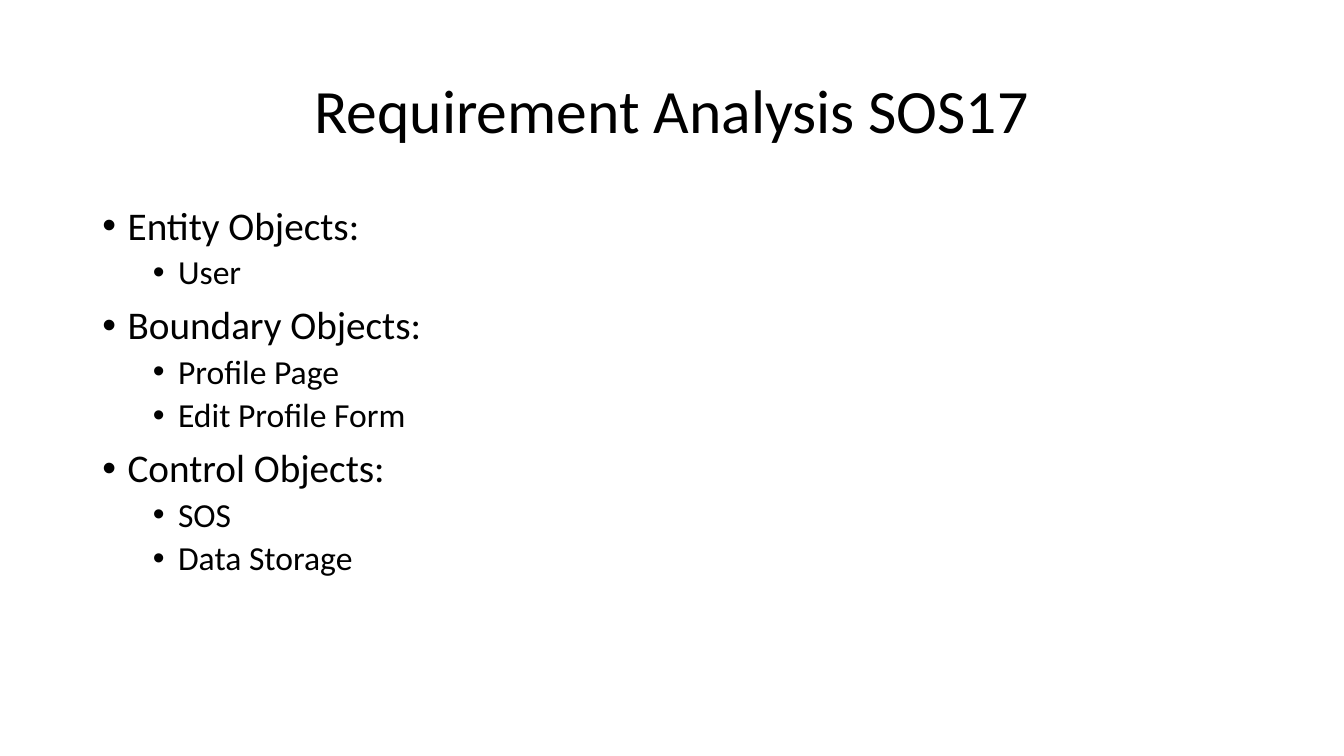
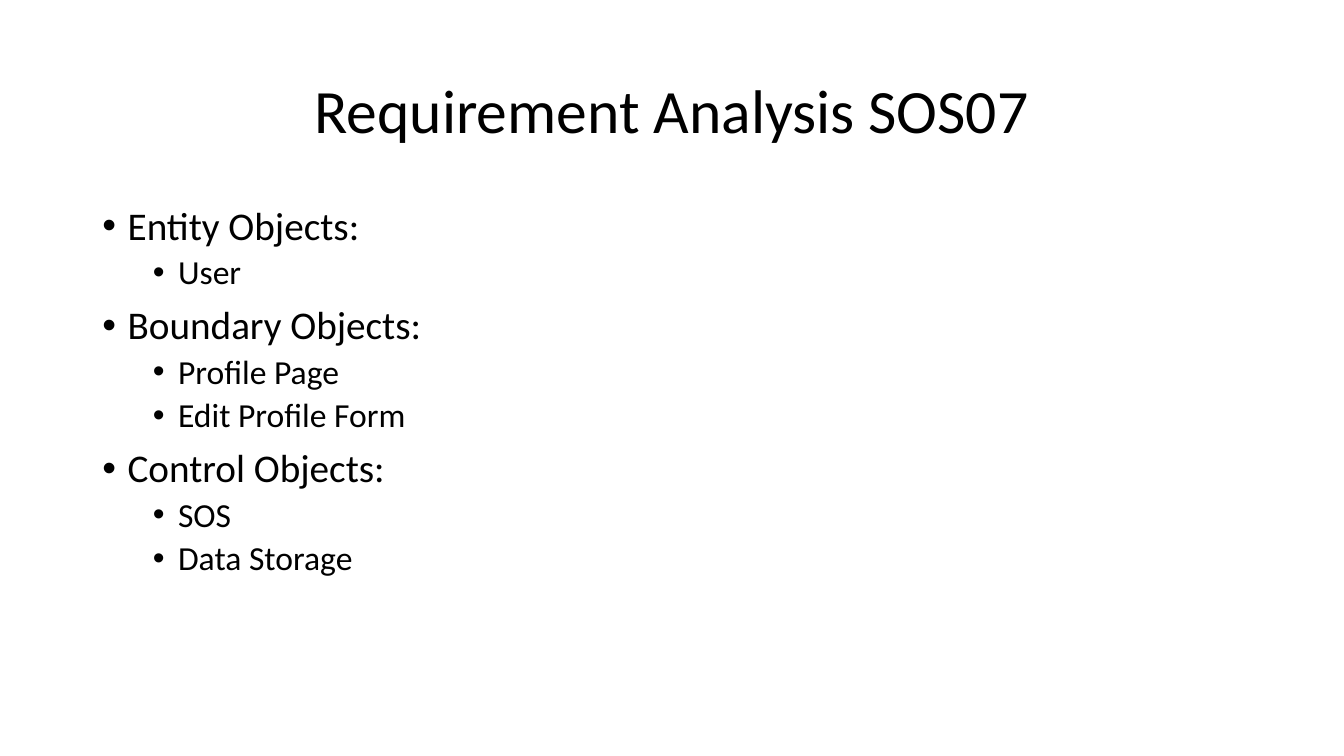
Before and after one commit to arocho032/CEN4010-Team-5, a slide deck: slide 12 of specifications/deliv1/SOS Deliverable 1 Presentation.pptx. Drawn at 1344x756 pixels with LibreOffice and Linux fonts; fonts in the diff are those of the drawing. Boxes give left, top, right and bottom in pixels: in the first picture for what was removed or moved away, otherwise in the second. Text is boxed around its words. In the diff, an @@ line names an element or a change of style, - is before the commit and + after.

Commit message:
Adding changes to the powerpoint.

```diff
--- a/specifications/deliv1/SOS Deliverable 1 Presentation.pptx
+++ b/specifications/deliv1/SOS Deliverable 1 Presentation.pptx
@@ title at (314,90,1029,143): text changed @@
-Requirement Analysis SOS17
+Requirement Analysis SOS07
```
Also in this commit, not shown: 1 other file.
